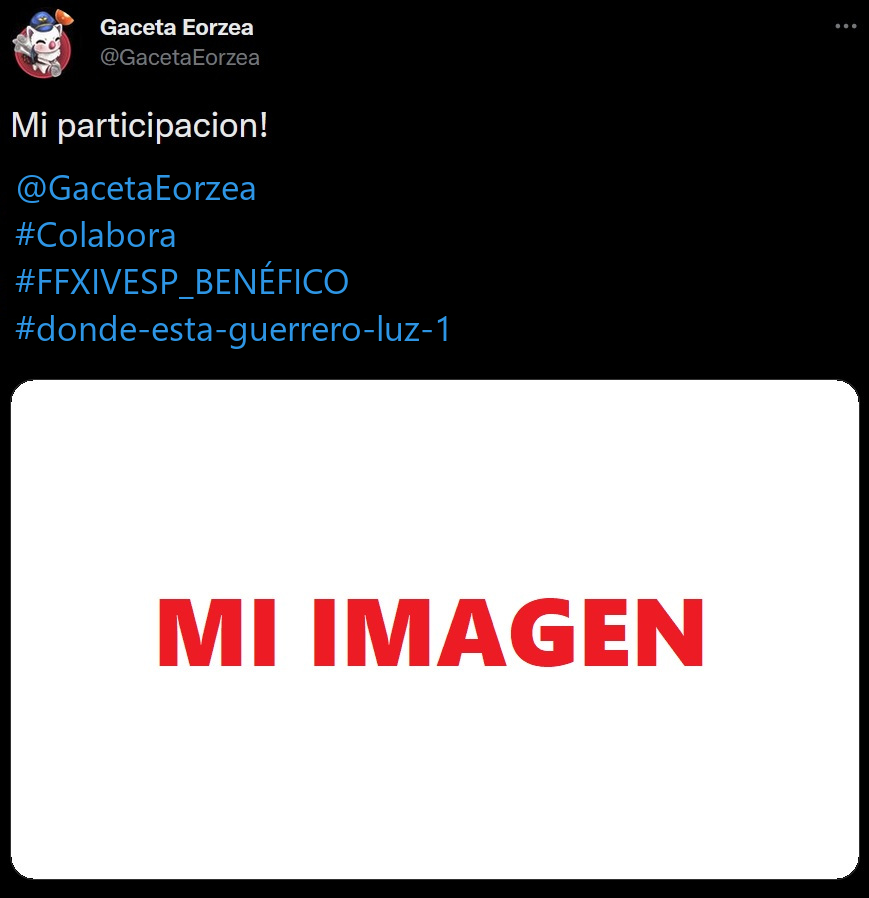
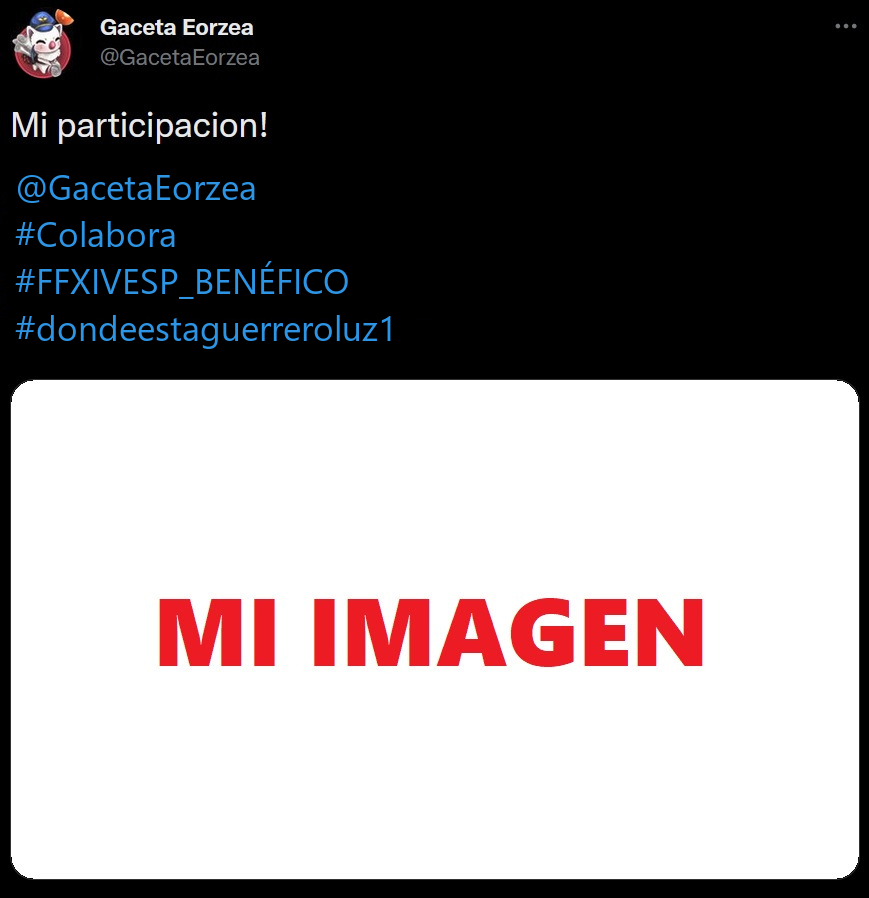
Comparing the layer stacks of the two 869px x 898px images. Changes:
painted on "@GacetaEorzea ..." over [138,315,447,349]
